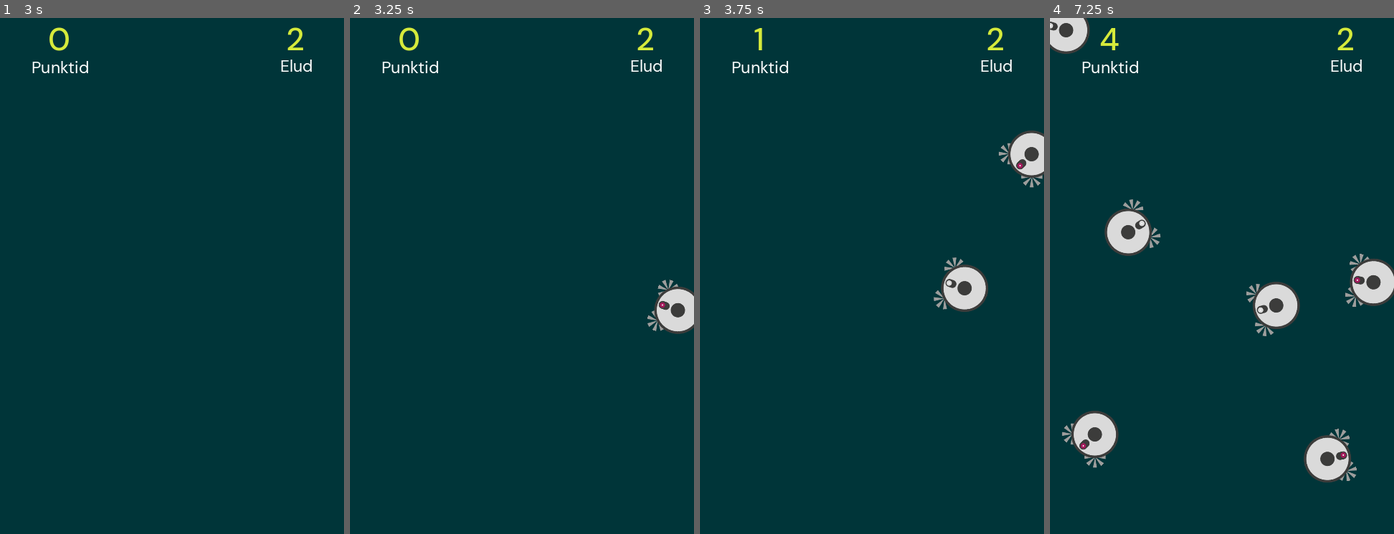
Above: before the commit, frames 1-4 (left to right).
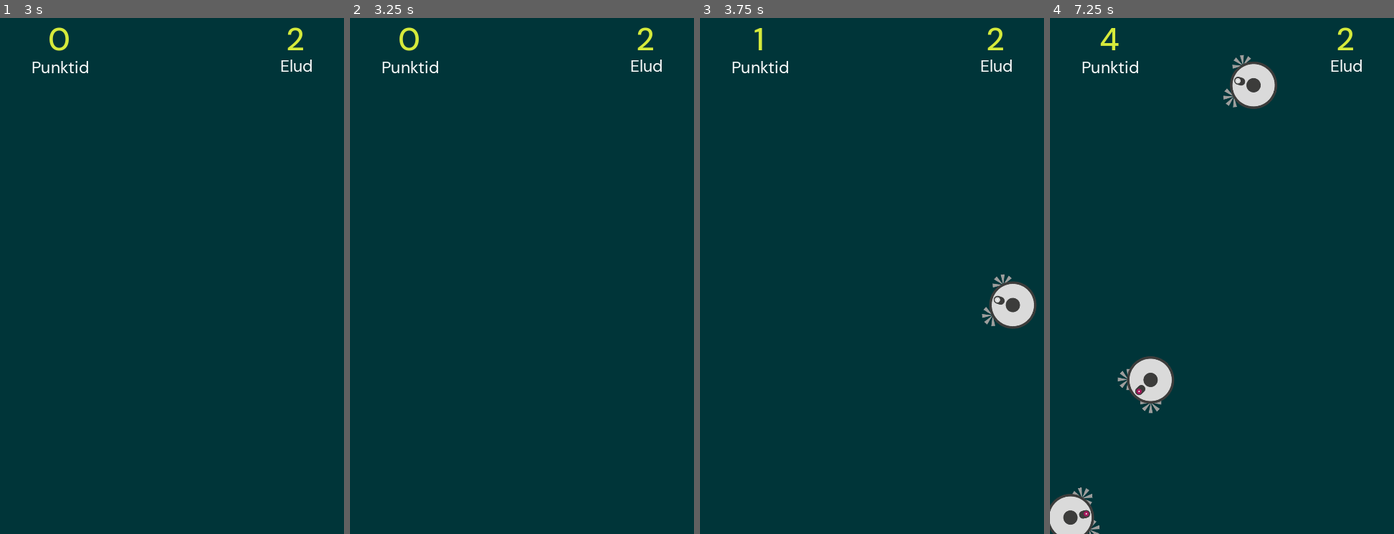
Above: after the commit, the same moments.

Repository: taunoe/2d-demo-game
Game: Godot game, scene res://main.tscn
Two runs of this game, one before a commit and one after it. Both use one fixed random seed, a clock stepped at 60 frames per second and the inputs below.
Inputs (mouse positions are in pixels of both pictures, inside the frame that each line leads up to):
- Up to frame 1 (3 s): click "Alusta" at 0.5 s; move the mouse to (247, 250) at 1.27 s; hold Right (move_right) 1.28-2.03 s; move the mouse to (103, 301) at 2.02 s; hold Down (move_down) 2.03-2.78 s; move the mouse to (206, 162) at 2.77 s; hold Right (move_right) from 2.78 s (still down)
- Up to frame 2 (3.25 s): keep holding Right (move_right)
- Up to frame 3 (3.75 s): move the mouse to (854, 379) at 3.52 s; release Right (move_right) at 3.53 s; hold Up (move_up) from 3.53 s (still down)
- Up to frame 4 (7.25 s): move the mouse to (1325, 353) at 4.27 s; release Up (move_up) at 4.28 s; hold Left (move_left) 4.28-5.78 s; move the mouse to (1118, 198) at 5.02 s; move the mouse to (1239, 276) at 5.77 s; hold Down (move_down) 5.78-6.53 s; move the mouse to (1170, 147) at 6.52 s; hold Right (move_right) from 6.53 s (still down)

Frame 1 is identical in both runs. In frame 2, 1.0% of the frame differs, in the area x 86-100%, y 50-62%; in frame 3, 3.1%; in frame 4, 9.3%, in the area x 0-100%, y 0-100%.

Commit message:
ver

Diff:
--- a/gin/gin.tscn
+++ b/gin/gin.tscn
@@ -54,7 +54,7 @@
 shape = SubResource("CapsuleShape2D_3ka6b")
 
 [node name="GinLiveTimer" type="Timer" parent="."]
-wait_time = 2.0
+wait_time = 4.0
 one_shot = true
 autostart = true
 
--- a/main.tscn
+++ b/main.tscn
@@ -34,7 +34,7 @@
 [node name="Gin" parent="." instance=ExtResource("4_adciw")]
 
 [node name="ToivoTimer" type="Timer" parent="."]
-wait_time = 0.5
+wait_time = 0.9
 
 [node name="ScoreTimer" type="Timer" parent="."]
 
